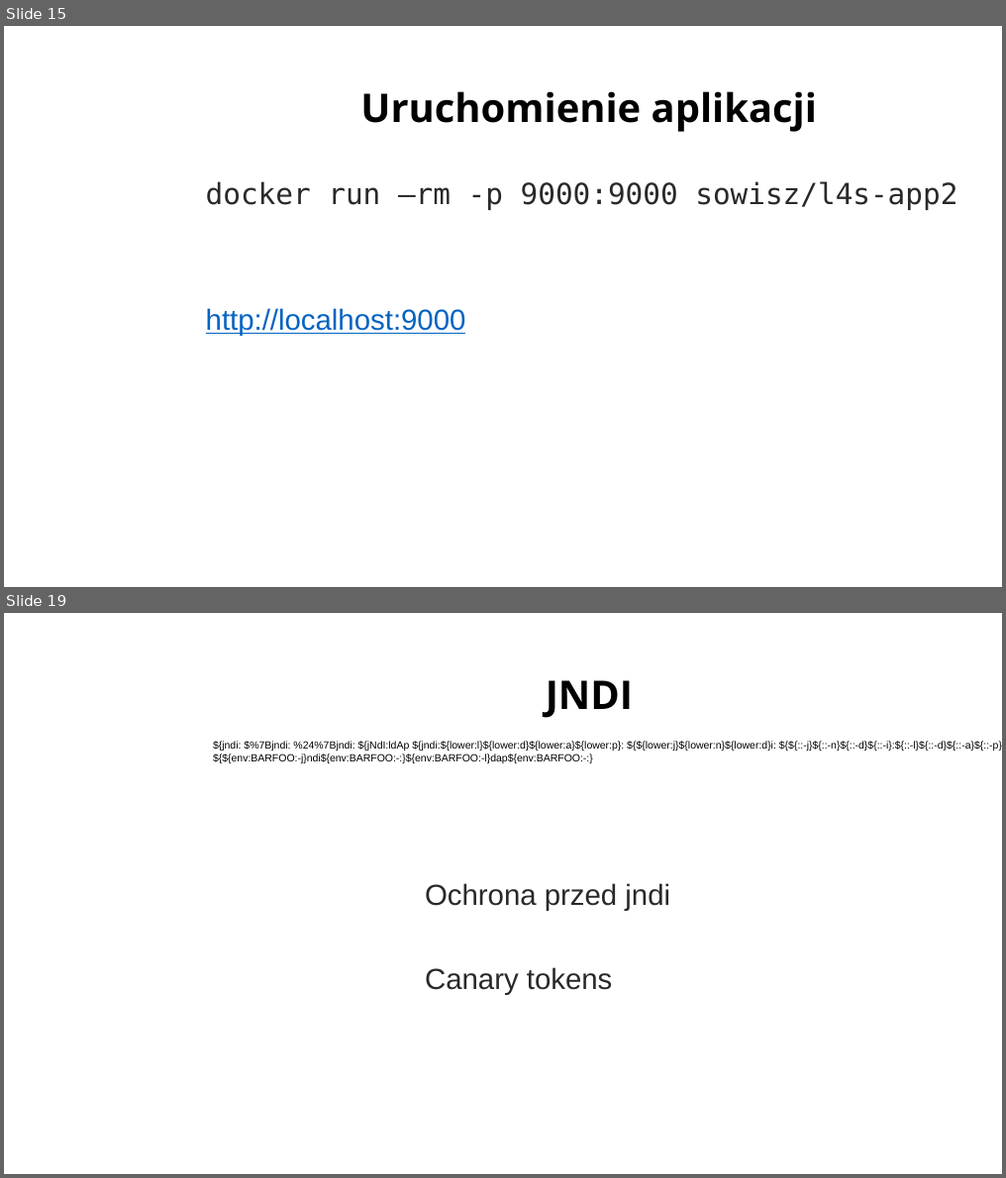
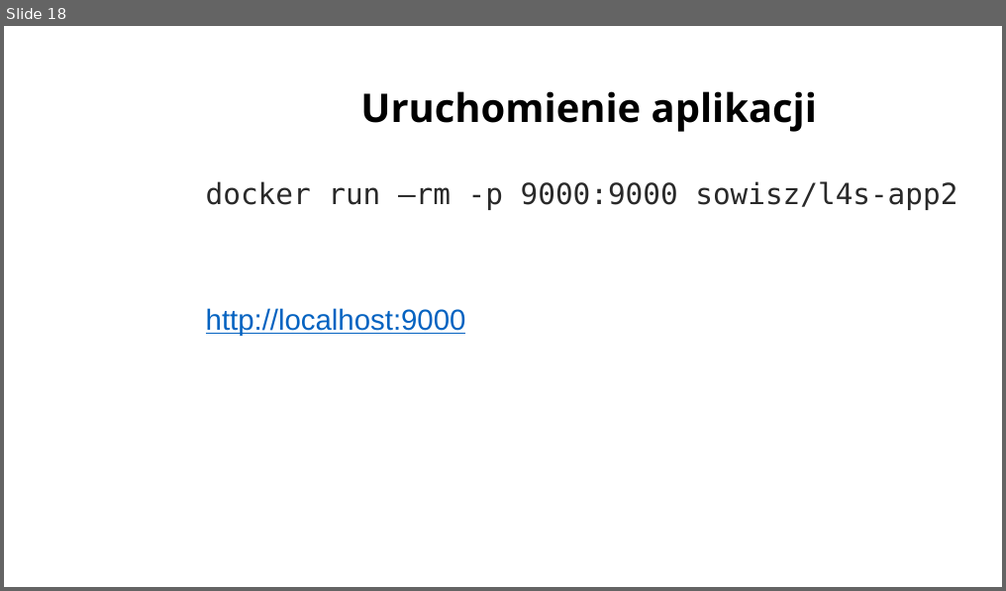
Before and after one commit to sowa-gregory/log4shell, a slide deck: log4shell_admindays.pptx. Shown one above the other, each under a label of ours: slides 15 and 19 before the commit, slide 18 after it; the slides between them are not shown. The pictures are 1006x1178 and 1006x591 pixels, drawn with LibreOffice and Linux fonts; fonts in the diff are those of the drawing; background and template pictures are left out. Boxes give left, top, right and bottom in pixels: in the first picture for what was removed or moved away, otherwise in the second. Text is boxed around its words. In the diff, an @@ line names an element or a change of style, - is before the commit and + after.

```diff
--- a/log4shell_admindays.pptx
+++ b/log4shell_admindays.pptx
@@ slide 19 removed at [4, 613, 1002, 1174], background picture (left out) @@
@@ title removed at [546, 680, 633, 718] @@
-JNDI
@@ text removed at [213, 741, 1002, 764] @@
-${jndi: $%7Bjndi: %24%7Bjndi: ${jNdI:ldAp ${jndi:${lower:l}${lower:d}${lower:a}${lower:p}: ${${lower:j}${lower:n}${lower:d}i: ${${::-j}${::-n}${::-d}${::-i}:${::-l}${::-d}${::-a}${::-p}:
-${${env:BARFOO:-j}ndi${env:BARFOO:-:}${env:BARFOO:-l}dap${env:BARFOO:-:}
@@ text removed at [425, 883, 670, 995] @@
-Ochrona przed jndi
-Canary tokens
@@ what was slide 15 is now slide 18 @@
```
Also in this commit, not shown: 2 slides changed, 15 slides added, 4 other slides removed, 1 other file.
